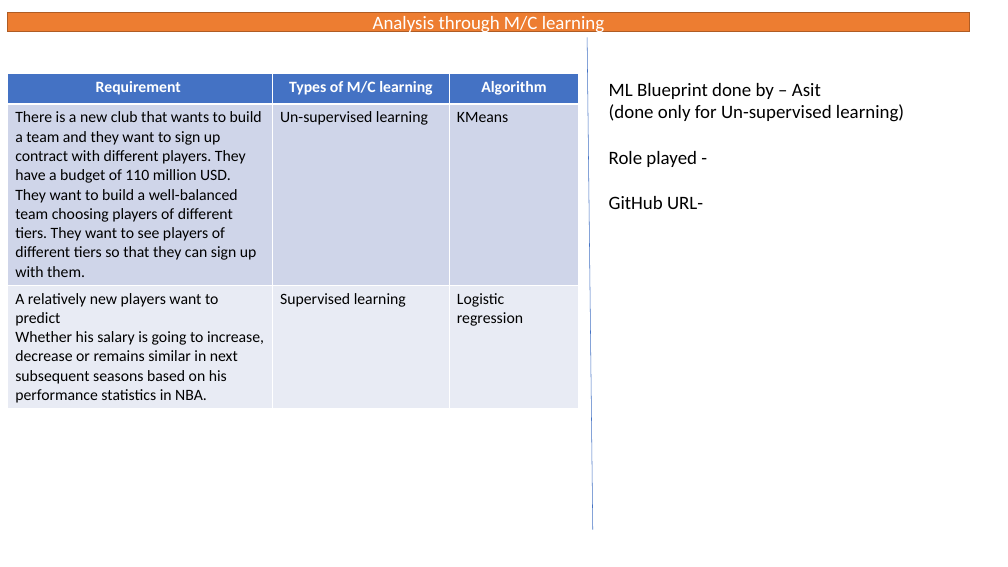
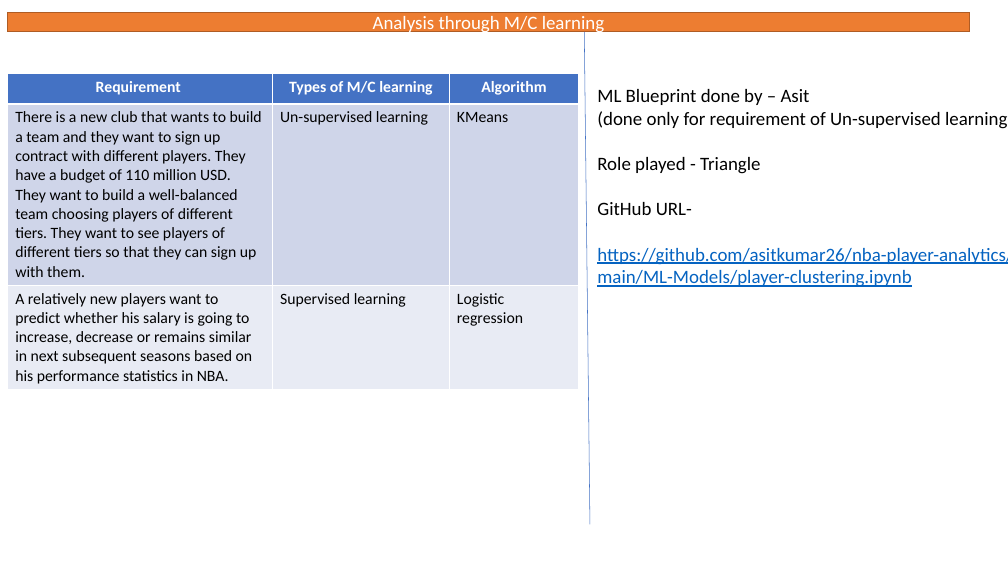
Before and after one commit to asitkumar26/nba-player-analytics, a slide deck: slide 5 of Presentation/Deliverables.pptx (slide 4 before the commit). Drawn at 1008x567 pixels with LibreOffice and Linux fonts; fonts in the diff are those of the drawing. Boxes give left, top, right and bottom in pixels: in the first picture for what was removed or moved away, otherwise in the second. Text is boxed around its words. In the diff, an @@ line names an element or a change of style, - is before the commit and + after.

```diff
--- a/Presentation/Deliverables.pptx
+++ b/Presentation/Deliverables.pptx
@@ line moved from (588, 37) - (593, 530) to (585, 32) - (590, 525) @@
@@ table at bbox=[8, 73, 578, 388] @@
-row 3, column 1: A relatively new players want to predict / Whether his salary is going to increase, decrease or remains similar in next subsequent seasons based on his performance statistics in NBA.
+row 3, column 1: A relatively new players want to predict whether his salary is going to increase, decrease or remains similar in next subsequent seasons based on his performance statistics in NBA.
@@ text "ML Blueprint done by – ...": place and size @@
-text "ML Blueprint done by – ..." at bbox=[609, 83, 904, 209]
+text "ML Blueprint done by – ..." at bbox=[597, 89, 1008, 287]
@@ text at bbox=[597, 111, 1008, 174]: text changed @@
-(done only for Un-supervised learning)
-Role played -
+(done only for requirement of Un-supervised learning)
+Role played - Triangle
@@ text at bbox=[597, 248, 1008, 287]: paragraph added @@
+https://github.com/asitkumar26/nba-player-analytics/blob/main/ML-Models/player-clustering.ipynb
```
Also in this commit, not shown: 5 other slides changed, 3 slides removed.
